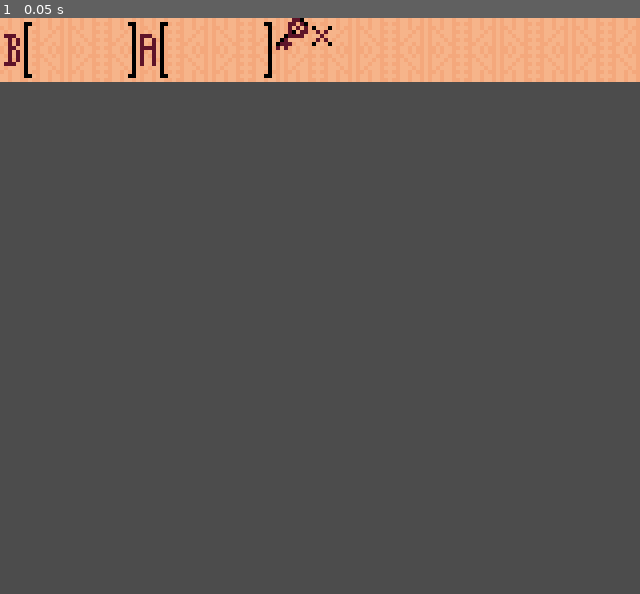
Above: before the commit, frame 1.
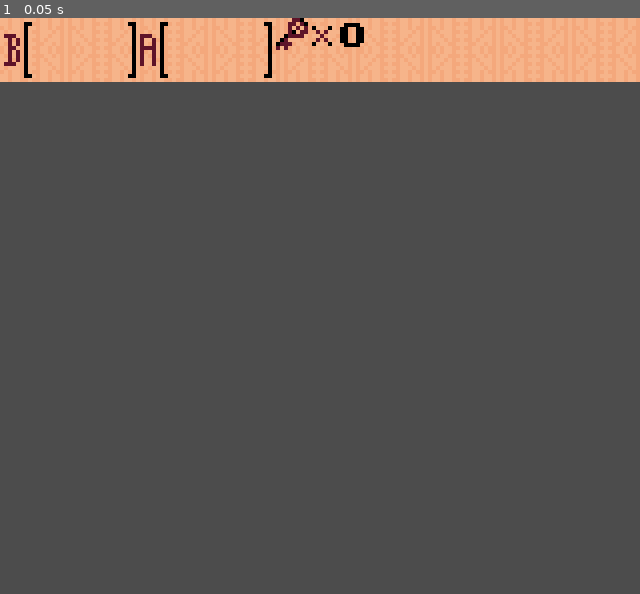
Above: after the commit, the same moment.

Repository: sheepolata/godot3_projects
Game: Godot game, scene res://ui/hud.tscn
Same seed, same stepped clock (60 frames per second), same inputs: the game is played once before the commit and once after it. This scene is started directly instead of the project's main scene.
Inputs:
- Up to frame 1 (0.05 s): no input

The runs differ from the first frame. In frame 1, 0.1% of the frame differs, in the area x 53-57%, y 0-6%.
Error after the commit: Invalid get index 'keys' (on base: 'null instance'). (res://ui/hud.gd:4)

Commit message:
Tutorial ep.9 done
https://www.youtube.com/watch?v=zKPAL_YotF0&list=PLv0bAfkzWSiY4d_FJlQTlFOZh34nrlJZY&index=9

Diff:
--- a/zelda_like_tuto/areas/test.tscn
+++ b/zelda_like_tuto/areas/test.tscn
@@ -1,10 +1,12 @@
-[gd_scene load_steps=6 format=2]
+[gd_scene load_steps=8 format=2]
 
 [ext_resource path="res://ui/hud.tscn" type="PackedScene" id=1]
 [ext_resource path="res://engine/camera.tscn" type="PackedScene" id=2]
 [ext_resource path="res://tiles/wall.tres" type="TileSet" id=3]
 [ext_resource path="res://tiles/enemy_tilemap.tscn" type="PackedScene" id=4]
 [ext_resource path="res://player/player.tscn" type="PackedScene" id=5]
+[ext_resource path="res://tiles/locked_door.tscn" type="PackedScene" id=6]
+[ext_resource path="res://pickups/key.tscn" type="PackedScene" id=7]
 
 [node name="Node2D" type="Node2D"]
 
@@ -18,10 +20,22 @@
 tile_set = ExtResource( 3 )
 cell_size = Vector2( 16, 16 )
 format = 1
-tile_data = PoolIntArray( -524288, 0, 0, -524287, 0, 0, -524 …(666 unchanged characters)… , 0, -327661, 0, 0, -262144, 0, 0, -262125, 0, 0, -196608, 0, 0, -196589, 0, 0, -131072, 0, 0, -131063, 0, 0, -131062, 0, 0, -131053, 0, 0, -65536, 0, 0, -65527, 0, 0, -65526, 0, 0, -65517, 0, 0, 0, 0, 0, 1, 0, 0, 2, 0, 0, 3, 0, 0, 6, 0, 0, 7, 0, 0, 8, 0, 0, 9, 0, 0, 10, 0, 0, 11, 0, 0, 12, 0, 0, 13, 0, 0, 16, 0, 0, 17, 0, 0, 18, 0, 0, 19, 0, 0, 131060, 0, 0, 131061, 0, 0, 65536, 0, 0, 65537, 0, 0, 65538, 0, 0, 65539, 0, 0, 65542, 0, 0, 65543, 0, 0, 65544, 0, 0, 65545, 0, 0, 65546, 0, 0, 65547, 0, 0, 65548, 0, 0, 65549, 0, 0, 65552, 0, 0, 65553, 0, 0, 65554, …(982 unchanged characters)…
+tile_data = PoolIntArray( -524288, 0, 0, -524287, 0, 0, -524 …(666 unchanged characters)… , 0, -327661, 0, 0, -262144, 0, 0, -262135, 0, 0, -262134, 0, 0, -262125, 0, 0, -196608, 0, 0, -196599, 0, 0, -196598, 0, 0, -196589, 0, 0, -131072, 0, 0, -131063, 0, 0, -131062, 0, 0, -131053, 0, 0, -65536, 0, 0, -65527, 0, 0, -65526, 0, 0, -65517, 0, 0, 0, 0, 0, 1, 0, 0, 2, 0, 0, 3, 0, 0, 5, 0, 0, 6, 0, 0, 7, 0, 0, 8, 0, 0, 9, 0, 0, 10, 0, 0, 11, 0, 0, 12, 0, 0, 13, 0, 0, 14, 0, 0, 16, 0, 0, 17, 0, 0, 18, 0, 0, 19, 0, 0, 131060, 0, 0, 131061, 0, 0, 65536, 0, 0, 65537, 0, 0, 65538, 0, 0, 65539, 0, 0, 65541, 0, 0, 65542, 0, 0, 65543, 0, 0, 65544, 0, 0, 65545, 0, 0, 65546, 0, 0, 65547, 0, 0, 65548, 0, 0, 65549, 0, 0, 65550, 0, 0, 65552, 0, 0, 65553, 0, 0, 65554, …(982 unchanged characters)…
 
 [node name="enemies" parent="." instance=ExtResource( 4 )]
-tile_data = PoolIntArray( -327678, 0, 0, -327673, 0, 0, -262130, 0, 0, -262129, 0, 0, -196594, 0, 0, -196593, 0, 0, -131070, 0, 0, -131065, 0, 0, 262157, 0, 0, 262160, 0, 0, 393221, 0, 0, 393230, 0, 0, 393231, 0, 0, 720908, 0, 0, 720913, 0, 0, 917516, 0, 0, 917521, 0, 0 )
+tile_data = PoolIntArray( -327676, 0, 0, -327675, 0, 0, -196605, 0, 0, -196602, 0, 0, 720909, 0, 0, 720912, 0, 0, 917517, 0, 0, 917520, 0, 0 )
 
 [node name="player" parent="." instance=ExtResource( 5 )]
 position = Vector2( 73.7823, 64.9366 )
+
+[node name="locked_door" parent="." instance=ExtResource( 6 )]
+position = Vector2( 72, 16 )
+
+[node name="locked_door2" parent="." instance=ExtResource( 6 )]
+position = Vector2( 248, 16 )
+
+[node name="key" parent="." instance=ExtResource( 7 )]
+position = Vector2( 40, 101 )
+
+[node name="key2" parent="." instance=ExtResource( 7 )]
+position = Vector2( 239, 210 )
--- /dev/null
+++ b/zelda_like_tuto/pickups/key.gd
@@ -0,0 +1,18 @@
+extends Area2D
+
+# Declare member variables here. Examples:
+# var a = 2
+# var b = "text"
+
+# Called when the node enters the scene tree for the first time.
+func _ready():
+	pass # Replace with function body.
+
+# Called every frame. 'delta' is the elapsed time since the previous frame.
+#func _process(delta):
+#	pass
+
+func _on_key_body_entered(body):
+	if body.name == "player" and body.get("keys") < 9:
+		body.keys += 1
+		queue_free()
--- /dev/null
+++ b/zelda_like_tuto/pickups/key.tscn
@@ -0,0 +1,20 @@
+[gd_scene load_steps=4 format=2]
+
+[ext_resource path="res://pickups/key.gd" type="Script" id=1]
+[ext_resource path="res://pickups/key.png" type="Texture" id=2]
+
+[sub_resource type="RectangleShape2D" id=1]
+extents = Vector2( 3, 6 )
+
+[node name="key" type="Area2D"]
+script = ExtResource( 1 )
+
+[node name="Sprite" type="Sprite" parent="."]
+texture = ExtResource( 2 )
+__meta__ = {
+"_edit_lock_": true
+}
+
+[node name="CollisionShape2D" type="CollisionShape2D" parent="."]
+shape = SubResource( 1 )
+[connection signal="body_entered" from="." to="." method="_on_key_body_entered"]
--- a/zelda_like_tuto/player/player.gd
+++ b/zelda_like_tuto/player/player.gd
@@ -1,6 +1,7 @@
 extends "res://engine/entity.gd"
 
-var state = "default"
+var state	= "default"
+var keys	= 0
 
 func _ready():
 	type = "player"
@@ -14,6 +15,8 @@
 			state_default()
 		"swing":
 			state_swing()
+
+	keys = min(keys, 9)
 
 
 func state_default():
--- /dev/null
+++ b/zelda_like_tuto/tiles/locked_door.gd
@@ -0,0 +1,6 @@
+extends StaticBody2D
+
+func _on_area_body_entered(body):
+	if body.name == "player" and body.keys > 0:
+		body.keys -= 1
+		queue_free()
--- /dev/null
+++ b/zelda_like_tuto/tiles/locked_door.tscn
@@ -0,0 +1,30 @@
+[gd_scene load_steps=5 format=2]
+
+[ext_resource path="res://tiles/locked_door.gd" type="Script" id=1]
+[ext_resource path="res://tiles/lockeddoor.png" type="Texture" id=2]
+
+[sub_resource type="RectangleShape2D" id=1]
+extents = Vector2( 8, 16 )
+
+[sub_resource type="RectangleShape2D" id=2]
+extents = Vector2( 7, 17 )
+
+[node name="locked_door" type="StaticBody2D"]
+script = ExtResource( 1 )
+
+[node name="Sprite" type="Sprite" parent="."]
+texture = ExtResource( 2 )
+__meta__ = {
+"_edit_lock_": true
+}
+
+[node name="CollisionShape2D" type="CollisionShape2D" parent="."]
+visible = false
+shape = SubResource( 1 )
+
+[node name="area" type="Area2D" parent="."]
+visible = false
+
+[node name="CollisionShape2D" type="CollisionShape2D" parent="area"]
+shape = SubResource( 2 )
+[connection signal="body_entered" from="area" to="." method="_on_area_body_entered"]
--- /dev/null
+++ b/zelda_like_tuto/ui/hud.gd
@@ -0,0 +1,4 @@
+extends CanvasLayer
+
+func _process(delta):
+	$keys.frame = get_node("../player").keys
--- a/zelda_like_tuto/ui/hud.tscn
+++ b/zelda_like_tuto/ui/hud.tscn
@@ -1,12 +1,20 @@
-[gd_scene load_steps=2 format=2]
+[gd_scene load_steps=4 format=2]
 
-[ext_resource path="res://ui/hud.png" type="Texture" id=1]
+[ext_resource path="res://ui/hud.gd" type="Script" id=1]
+[ext_resource path="res://ui/hud.png" type="Texture" id=2]
+[ext_resource path="res://ui/numbers.png" type="Texture" id=3]
 
 [node name="hud" type="CanvasLayer"]
+script = ExtResource( 1 )
 
-[node name="Sprite" type="Sprite" parent="."]
+[node name="background" type="Sprite" parent="."]
 position = Vector2( 80, 8 )
-texture = ExtResource( 1 )
+texture = ExtResource( 2 )
 __meta__ = {
 "_edit_lock_": true
 }
+
+[node name="keys" type="Sprite" parent="."]
+position = Vector2( 87.9044, 4.18319 )
+texture = ExtResource( 3 )
+hframes = 10
Binary file added: zelda_like_tuto/pickups/key.png
Not shown, added: zelda_like_tuto/pickups/key.png.import
Not shown, added: zelda_like_tuto/tiles/lockeddoor.png.import
Binary file added: zelda_like_tuto/ui/numbers.png
Not shown, added: zelda_like_tuto/ui/numbers.png.import
